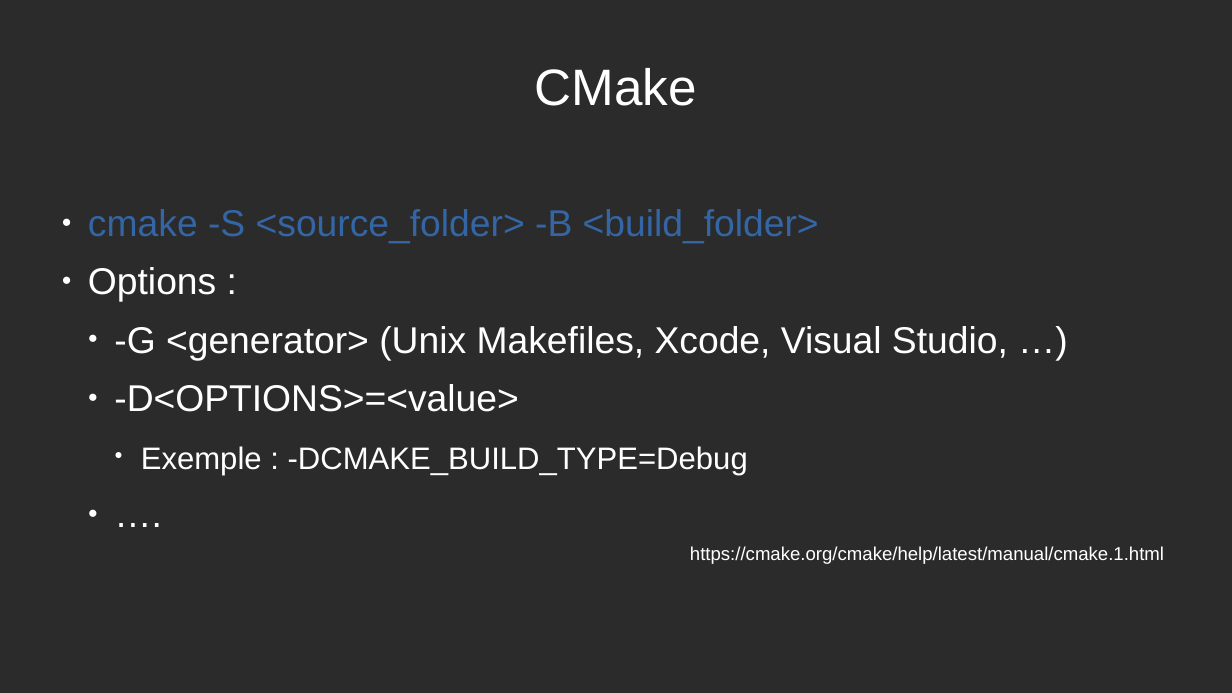
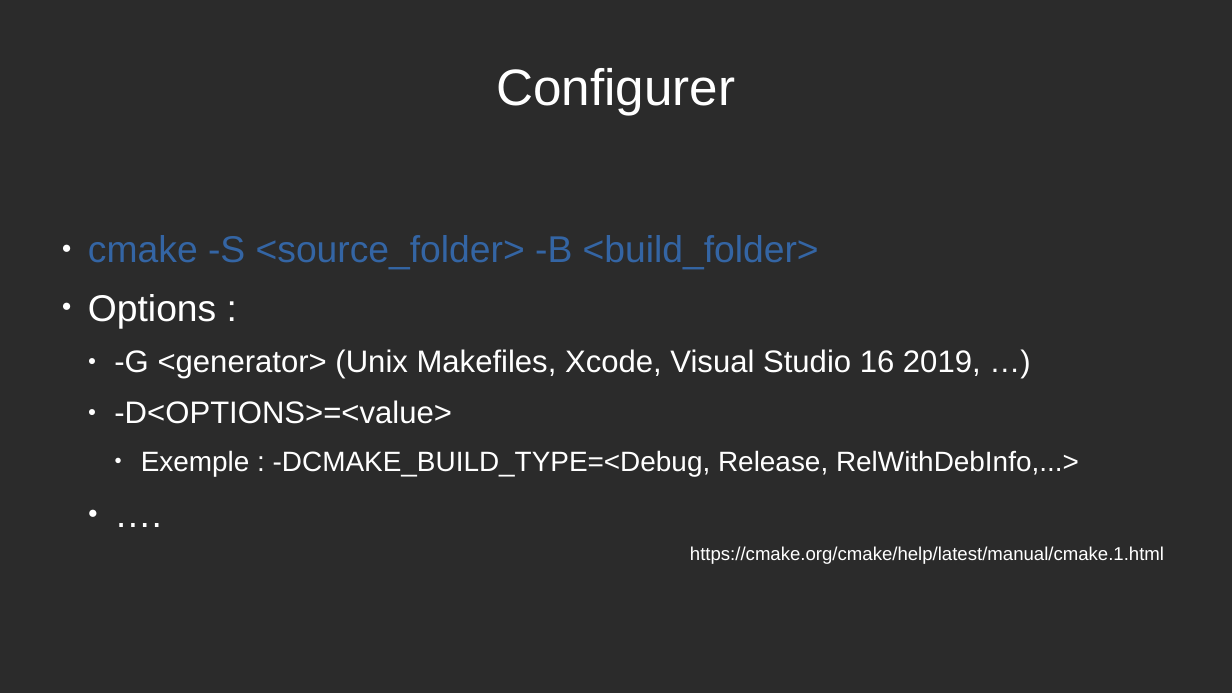
Before and after one commit to joeBlinx/Presentation_CMake, a slide deck: slide 8 of Presentation_CMake.odp. Drawn at 1232x693 pixels with LibreOffice and Linux fonts; fonts in the diff are those of the drawing; background and template pictures are left out; a plain dark background stands for a picture behind light text. Boxes give left, top, right and bottom in pixels: in the first picture for what was removed or moved away, otherwise in the second. Text is boxed around its words. In the diff, an @@ line names an element or a change of style, - is before the commit and + after.

```diff
--- a/Presentation_CMake.odp
+++ b/Presentation_CMake.odp
@@ title at [496,68,735,116]: text changed @@
-CMake
+Configurer
@@ subtitle at [114,349,981,379]: text changed; size 24 to 20 pt @@
-  ● -G <generator> (Unix Makefiles, Xcode, Visual Studio, …)
+  ● -G <generator> (Unix Makefiles, Xcode, Visual Studio 16 2019, …)
@@ subtitle at [114,400,452,424]: size 24 to 20 pt in "-D<OPTIONS>=<value>" @@
@@ subtitle at [141,450,1079,476]: text changed; size 20 to 18 pt @@
-    ● Exemple : -DCMAKE_BUILD_TYPE=Debug
+    ● Exemple : -DCMAKE_BUILD_TYPE=<Debug, Release, RelWithDebInfo,...>
```
Also in this commit, not shown: 5 other slides changed, 6 slides added, 1 slide removed.
